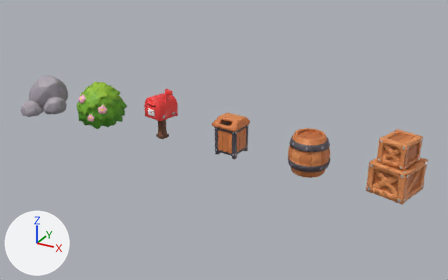
One commit to the glTF model web/public/gmtown/props/props1.glb: the scene before it, then after it.
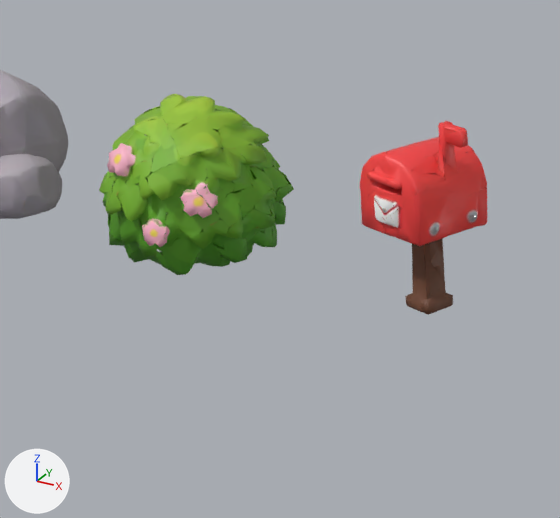
The first picture shows the older version from a camera (50 mm lens) standing at (12.49, -12.16, 6.37) and looking at (5.7, 0.17, 0.2). The close-ups show the older and then the newer version on the part from 11% to 44% of the width and 20% to 69% of the height of that picture. Only the edits that show in the close-ups are written down. Arrows for +X, +Y and +Z are at lower left; the lights stay in place. Vertices at exactly the same position are counted once.

The older version as bpy lines, for what is in view:
```python
me_bush = bpy.data.meshes.new('bush')
me_bush.from_pydata(...)  # 2755 vertices, 3000 faces; spans x -0.657..0.665, y -0.636..0.637, z -0.008..1.156
me_bush.materials.append(mat_material_0)
me_mailbox = bpy.data.meshes.new('mailbox')
me_mailbox.from_pydata(...)  # 1258 vertices, 1500 faces; spans x -0.38..0.378, y -0.377..0.386, z 0.0..1.35
me_mailbox.materials.append(mat_material_0)
me_rock = bpy.data.meshes.new('rock')
me_rock.from_pydata(...)  # 1632 vertices, 2500 faces; spans x -0.609..0.61, y -0.706..0.706, z -0.001..0.951
me_rock.materials.append(mat_material_0)
ob_bush = bpy.data.objects.new('bush', me_bush)
ob_bush.location = (2.0, 0.0, 0.0)
ob_mailbox = bpy.data.objects.new('mailbox', me_mailbox)
ob_mailbox.location = (4.0, 0.0, 0.0)
ob_rock = bpy.data.objects.new('rock', me_rock)
ob_rock.location = (0.0, 0.0, 0.0)
```
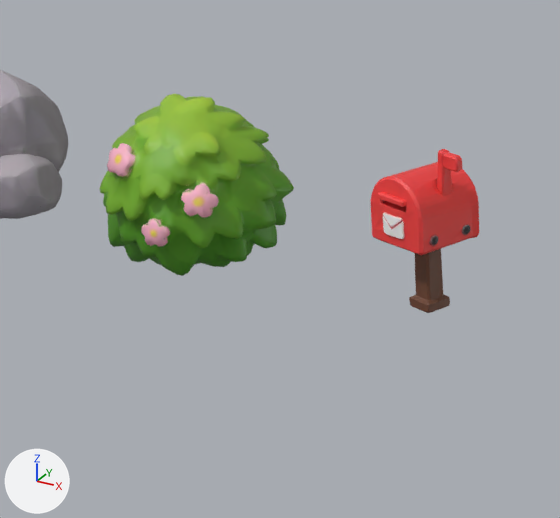
Where the change shows, as pixel boxes [x1, y1, x2, y2] in the close-ups (560 x 518 px; the box of a moved part takes in the faces that stretch with it):
'bush', reshaped: before [99, 94, 294, 275]; after [100, 94, 294, 276]
'mailbox', reshaped (15% narrower, 15% shorter): before [360, 121, 487, 315]; after [371, 149, 479, 313]
part 1 of me_bush, moved or reshaped: before [99, 94, 291, 275]; after [100, 94, 294, 276]
part 2 of me_mailbox, rebuilt (15% narrower, 15% shorter): before [360, 122, 487, 315]; after [371, 149, 479, 313]

What changed in the scene script:
```text
Add img_mailbox_tex:
    img_mailbox_tex = load_image('mailbox_tex', '_unpacked/mailbox_tex', 512, 512, 'sRGB')
Add img_bush_tex:
    img_bush_tex = load_image('bush_tex', '_unpacked/bush_tex', 1024, 1024, 'sRGB')
Add mat_mailbox_mat:
    mat_mailbox_mat = principled_material('mailbox_mat')
    mat_mailbox_mat.texture = img_mailbox_tex
Add mat_bush_mat:
    mat_bush_mat = principled_material('bush_mat')
    mat_bush_mat.texture = img_bush_tex
Change me_bush:
    used by ob_bush; location = (2.0, 0.0, 0.0)
    remove me_bush.from_pydata(...)  # 2755 vertices, 3000 faces; spans x -0.657..0.665, y -0.636..0.637, z -0.008..1.156
    remove me_bush.materials.append(mat_material_0)
    add me_bush.from_pydata(...)  # 1995 vertices, 3998 faces; spans x -0.663..0.662, y -0.634..0.637, z 0.001..1.152
    me_bush part 1: 2325 vertices removed from x -0.657..0.661, y -0.636..0.637, z -0.008..1.156; 1993 vertices added at x -0.663..0.662, y -0.634..0.637, z 0.001..1.152
    other edits to the shape of me_bush do not show in these pictures
    add me_bush.materials.append(mat_bush_mat)  # picture img_bush_tex
Change me_mailbox:
    used by ob_mailbox; location = (4.0, 0.0, 0.0)
    remove me_mailbox.from_pydata(...)  # 1258 vertices, 1500 faces; spans x -0.38..0.378, y -0.377..0.386, z 0.0..1.35
    remove me_mailbox.materials.append(mat_material_0)
    add me_mailbox.from_pydata(...)  # 996 vertices, 1999 faces; spans x -0.322..0.323, y -0.32..0.32, z 0.001..1.15
    me_mailbox part 2: the loose piece of 1227 vertices spanning x -0.38..0.378, y -0.377..0.386, z 0.0..1.35 is rebuilt with 996 vertices and now spans x -0.322..0.323, y -0.32..0.32, z 0.001..1.15, in mat_mailbox_mat (picture img_mailbox_tex)
    other edits to the shape of me_mailbox do not show in these pictures
    add me_mailbox.materials.append(mat_mailbox_mat)  # picture img_mailbox_tex
```
